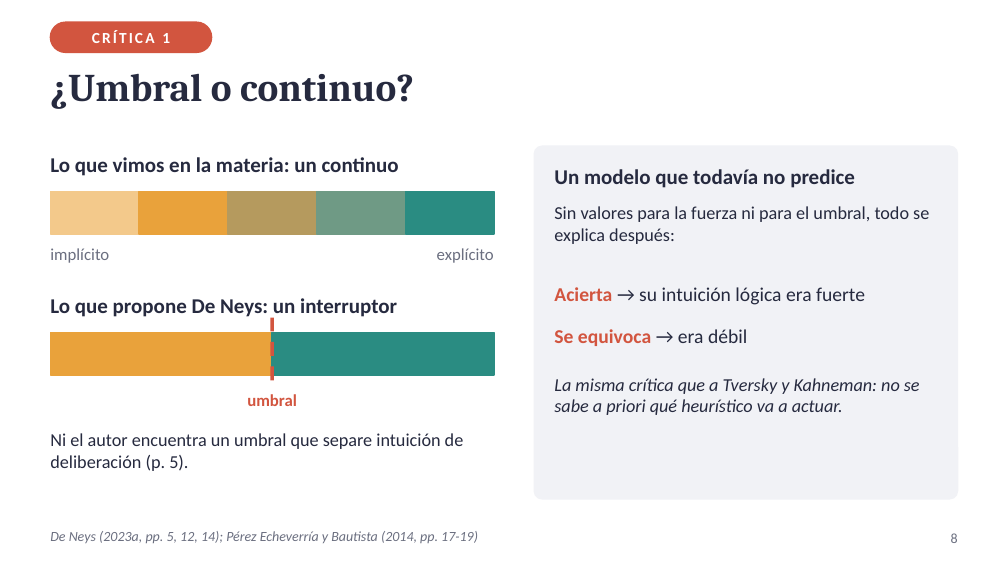
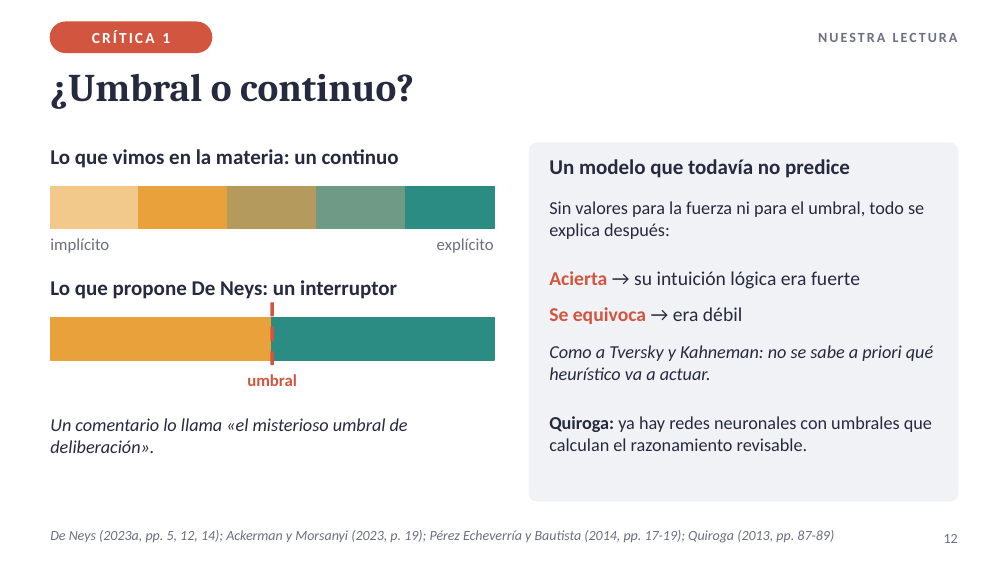
Before and after one commit to Franco4447/psicologia-favaloro, a slide deck: slide 12 of 2do Año/Procesos Básicos III/6_Entregables/U03_PresentacionArticulo_FastAndSlowThinking_Diapositivas.pptx (slide 8 before the commit). Drawn at 1008x567 pixels with LibreOffice and Linux fonts; fonts in the diff are those of the drawing. Boxes give left, top, right and bottom in pixels: in the first picture for what was removed or moved away, otherwise in the second. Text is boxed around its words. In the diff, an @@ line names an element or a change of style, - is before the commit and + after.

```diff
--- a/2do Año/Procesos Básicos III/6_Entregables/U03_PresentacionArticulo_FastAndSlowThinking_Diapositivas.pptx
+++ b/2do Año/Procesos Básicos III/6_Entregables/U03_PresentacionArticulo_FastAndSlowThinking_Diapositivas.pptx
@@ text added at box(818, 33, 958, 42), 10 pt, text #6B6F80, bold @@
+NUESTRA LECTURA
@@ rounded rectangle: place and size @@
-rounded rectangle at box(534, 146, 958, 499)
+rounded rectangle at box(529, 143, 958, 501)
@@ 5 rectangles: place and size @@
-5 rectangles at box(50, 192, 494, 234)
+5 rectangles at box(50, 186, 494, 229)
@@ text "Sin valores para la fuerza ...": place and size @@
-text "Sin valores para la fuerza ..." at box(554, 206, 929, 244)
+text "Sin valores para la fuerza ..." at box(549, 201, 924, 239)
@@ text "Acierta → su intuición lógica ...": place and size @@
-text "Acierta → su intuición lógica ..." at box(554, 287, 865, 305)
+text "Acierta → su intuición lógica ..." at box(549, 271, 860, 289)
@@ text "Se equivoca → era débil": place and size @@
-text "Se equivoca → era débil" at box(554, 329, 747, 346)
+text "Se equivoca → era débil" at box(549, 307, 742, 324)
@@ 2 texts, 2 rectangles, 1 line: place and size @@
-2 texts, 2 rectangles, 1 line at box(50, 298, 494, 406)
+2 texts, 2 rectangles, 1 line at box(50, 280, 494, 386)
@@ text at box(549, 345, 933, 380): text changed @@
-La misma crítica que a Tversky y Kahneman: no se sabe a priori qué heurístico va a actuar.
+Como a Tversky y Kahneman: no se sabe a priori qué heurístico va a actuar.
@@ vertical alignment middle to top in 6 elements at box(50, 149, 399, 168), box(50, 238, 109, 253), box(437, 238, 494, 253), box(549, 159, 850, 178), box(50, 280, 397, 299), box(247, 374, 297, 386) @@
@@ text at box(50, 418, 408, 453): text changed; italic on @@
-Ni el autor encuentra un umbral que separe intuición de deliberación (p. 5).
+Un comentario lo llama «el misterioso umbral de deliberación».
@@ text added at box(549, 416, 932, 451), 13 pt, text #262A3F @@
+Quiroga: ya hay redes neuronales con umbrales que calculan el razonamiento revisable.
@@ text at box(50, 530, 834, 543): text changed @@
-De Neys (2023a, pp. 5, 12, 14); Pérez Echeverría y Bautista (2014, pp. 17-19)
+De Neys (2023a, pp. 5, 12, 14); Ackerman y Morsanyi (2023, p. 19); Pérez Echeverría y Bautista (2014, pp. 17-19); Quiroga (2013, pp. 87-89)
@@ page number at box(944, 534, 958, 543): text changed @@
-8
+12
```
Also in this commit, not shown: 10 other slides changed, 6 slides added, 3 other files.
